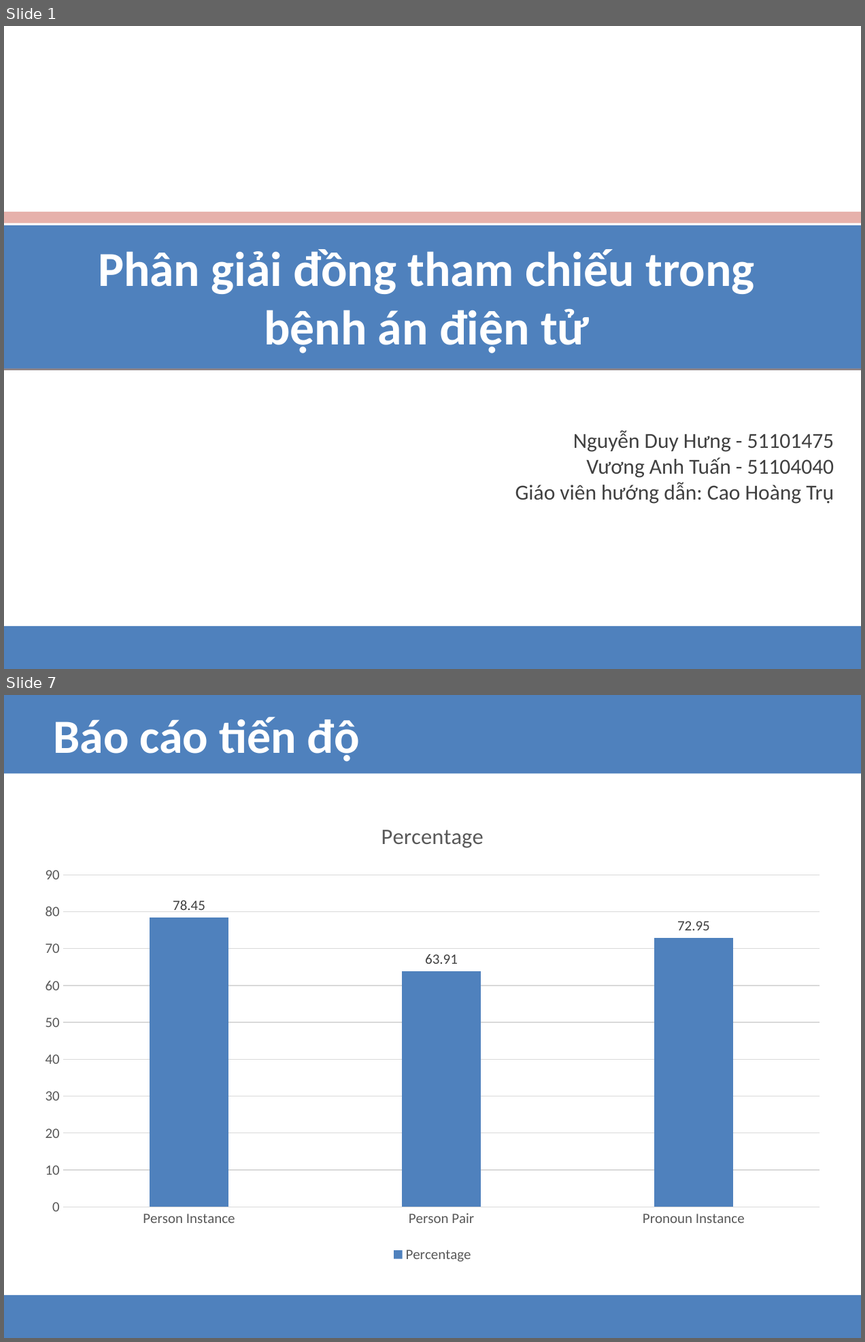
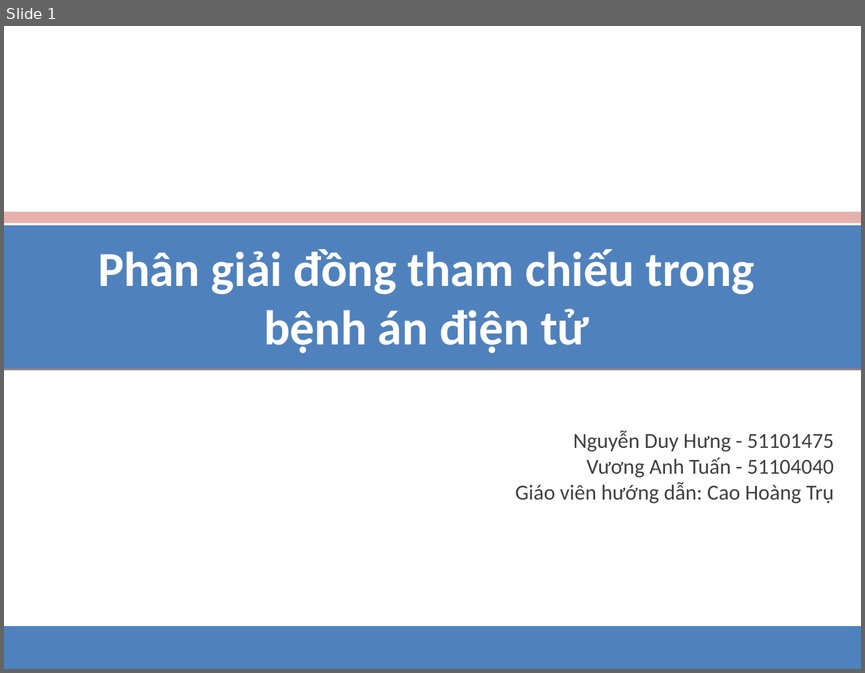
Before and after one commit to hungnd1475/graduate-thesis-hcmut-2015, a slide deck: reports/lvtn/presentation.pptx. Shown one above the other, each under a label of ours: slides 1 and 7 before the commit, slide 1 after it; the slides between them are not shown. The pictures are 865x1342 and 865x673 pixels, drawn with LibreOffice and Linux fonts; fonts in the diff are those of the drawing. Boxes give left, top, right and bottom in pixels: in the first picture for what was removed or moved away, otherwise in the second. Text is boxed around its words. In the diff, an @@ line names an element or a change of style, - is before the commit and + after.

```diff
--- a/reports/lvtn/presentation.pptx
+++ b/reports/lvtn/presentation.pptx
@@ slide 7 removed at <box>4,695,861,1338</box>, background #FFFFFF @@
@@ rectangle removed at <box>4,695,861,774</box> @@
@@ text removed at <box>53,717,360,762</box> @@
-Báo cáo tiến độ
@@ column chart removed at <box>29,802,836,1266</box> @@
-title "Percentage"
-categories: Person Instance, Person Pair, Pronoun Instance
-Percentage: 78.45, 63.91, 72.95
@@ rectangle removed at <box>4,1295,861,1338</box> @@
```
Also in this commit, not shown: 1 slide changed, 7 slides added, 4 other slides removed.
